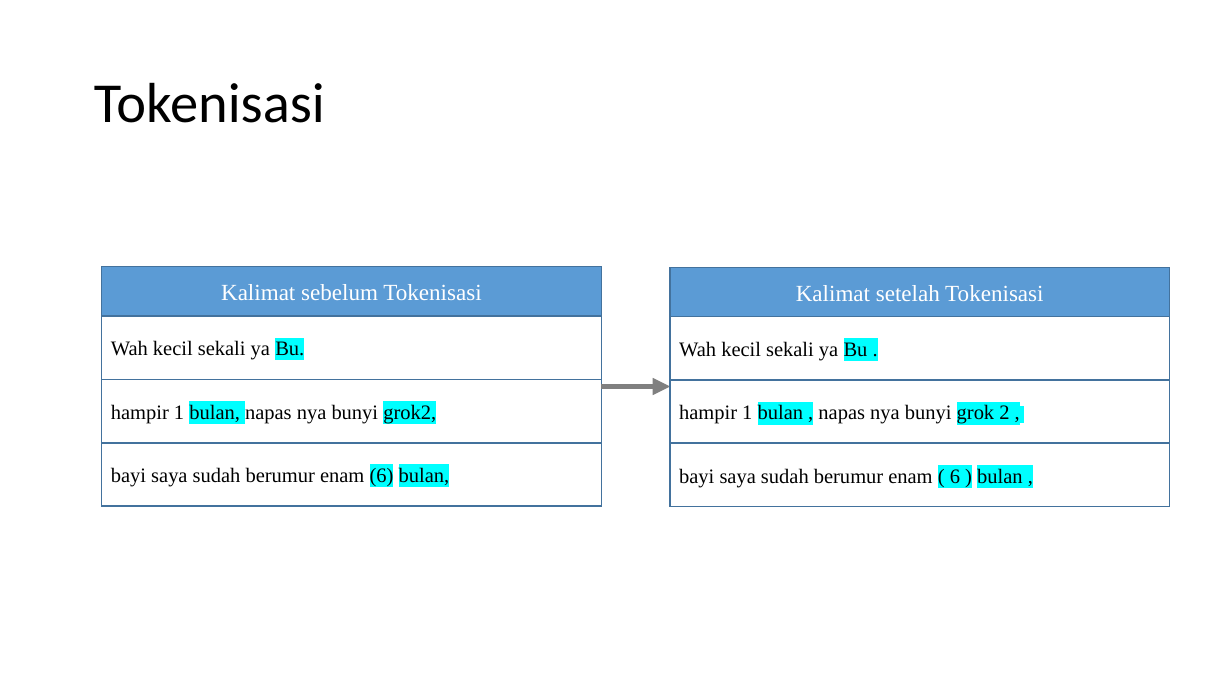
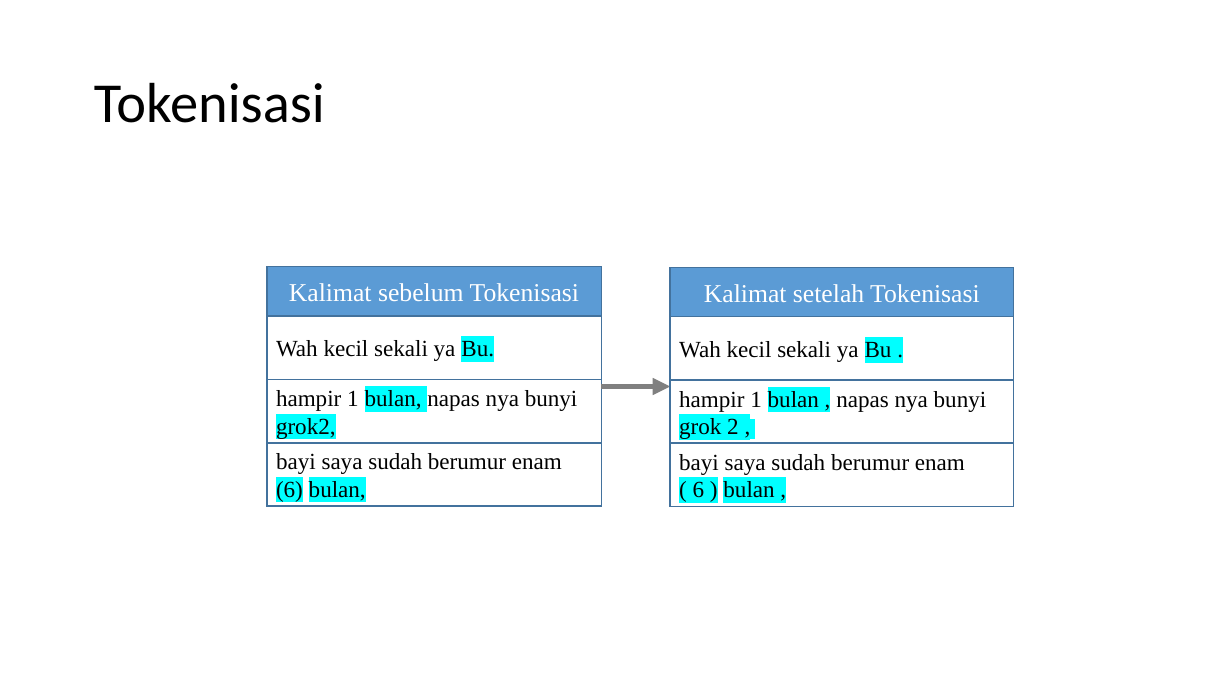
Before and after one commit to valdirachman/srl-doc, a slide deck: slide 3 of images/MER for QA.pptx. Drawn at 1232x693 pixels with LibreOffice and Linux fonts; fonts in the diff are those of the drawing. Boxes give left, top, right and bottom in pixels: in the first picture for what was removed or moved away, otherwise in the second. Text is boxed around its words. In the diff, an @@ line names an element or a change of style, - is before the commit and + after.

```diff
--- a/images/MER for QA.pptx
+++ b/images/MER for QA.pptx
@@ rectangle "Kalimat sebelum Tokenisasi" at box(267, 267, 602, 316): size 18 to 20 pt @@
@@ rectangle "Kalimat sebelum Tokenisasi": place and size @@
-rectangle "Kalimat sebelum Tokenisasi" at box(102, 267, 602, 316)
+rectangle "Kalimat sebelum Tokenisasi" at box(267, 267, 602, 316)
@@ rectangle "Kalimat setelah Tokenisasi": place and size @@
-rectangle "Kalimat setelah Tokenisasi" at box(670, 267, 1170, 316)
+rectangle "Kalimat setelah Tokenisasi" at box(670, 267, 1014, 316)
@@ rectangle "Kalimat setelah Tokenisasi" at box(670, 267, 1014, 316): size 18 to 20 pt @@
@@ rectangle "Wah kecil sekali ya Bu.": place and size @@
-rectangle "Wah kecil sekali ya Bu." at box(102, 316, 602, 380)
+rectangle "Wah kecil sekali ya Bu." at box(267, 316, 602, 380)
@@ rectangle "Wah kecil sekali ya Bu ...": place and size @@
-rectangle "Wah kecil sekali ya Bu ..." at box(670, 317, 1170, 381)
+rectangle "Wah kecil sekali ya Bu ..." at box(670, 317, 1014, 381)
@@ rectangle "hampir 1 bulan, napas nya ...": place and size @@
-rectangle "hampir 1 bulan, napas nya ..." at box(102, 380, 602, 444)
+rectangle "hampir 1 bulan, napas nya ..." at box(267, 380, 602, 444)
@@ rectangle "hampir 1 bulan , napas ...": place and size @@
-rectangle "hampir 1 bulan , napas ..." at box(670, 380, 1170, 444)
+rectangle "hampir 1 bulan , napas ..." at box(670, 380, 1014, 444)
@@ size 16 to 18 pt in 6 elements at box(670, 317, 1014, 381), box(670, 380, 1014, 444), box(670, 444, 1014, 507), box(267, 316, 602, 380), box(267, 380, 602, 444), box(267, 443, 602, 506) @@
@@ rectangle "bayi saya sudah berumur enam ...": place and size @@
-rectangle "bayi saya sudah berumur enam ..." at box(102, 443, 602, 506)
+rectangle "bayi saya sudah berumur enam ..." at box(267, 443, 602, 506)
@@ rectangle "bayi saya sudah berumur enam ...": place and size @@
-rectangle "bayi saya sudah berumur enam ..." at box(670, 444, 1170, 507)
+rectangle "bayi saya sudah berumur enam ..." at box(670, 444, 1014, 507)
```
Also in this commit, not shown: 9 other slides changed, 2 slides added, 48 other files.
